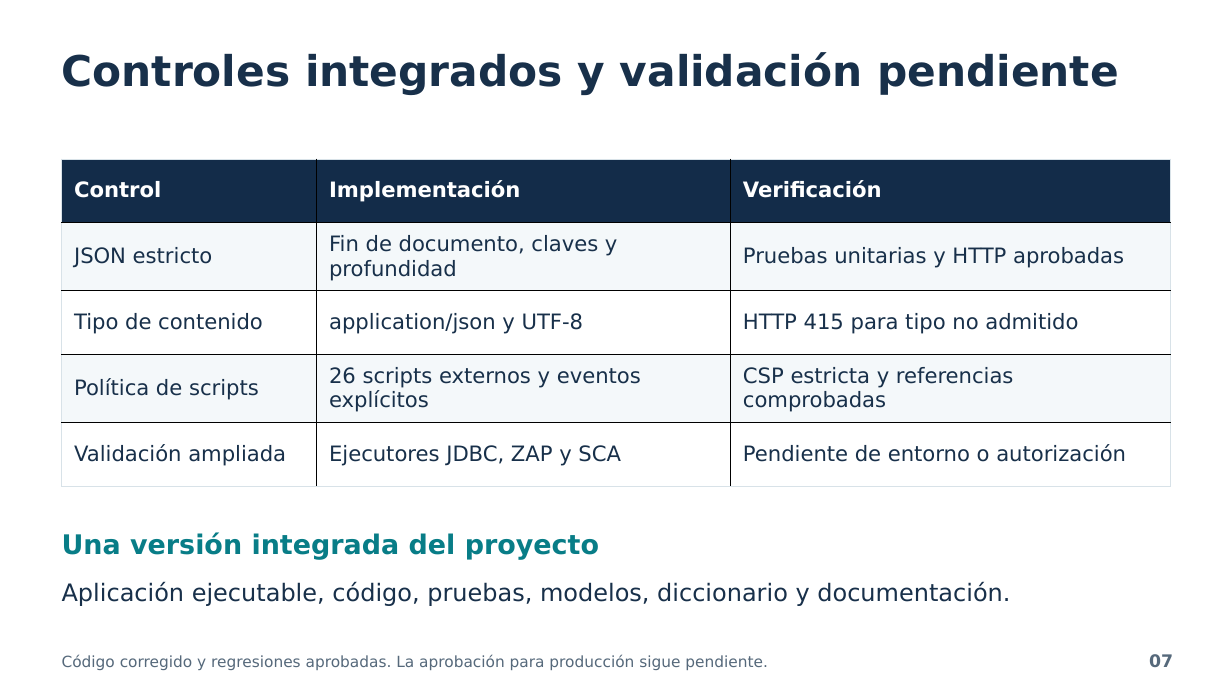
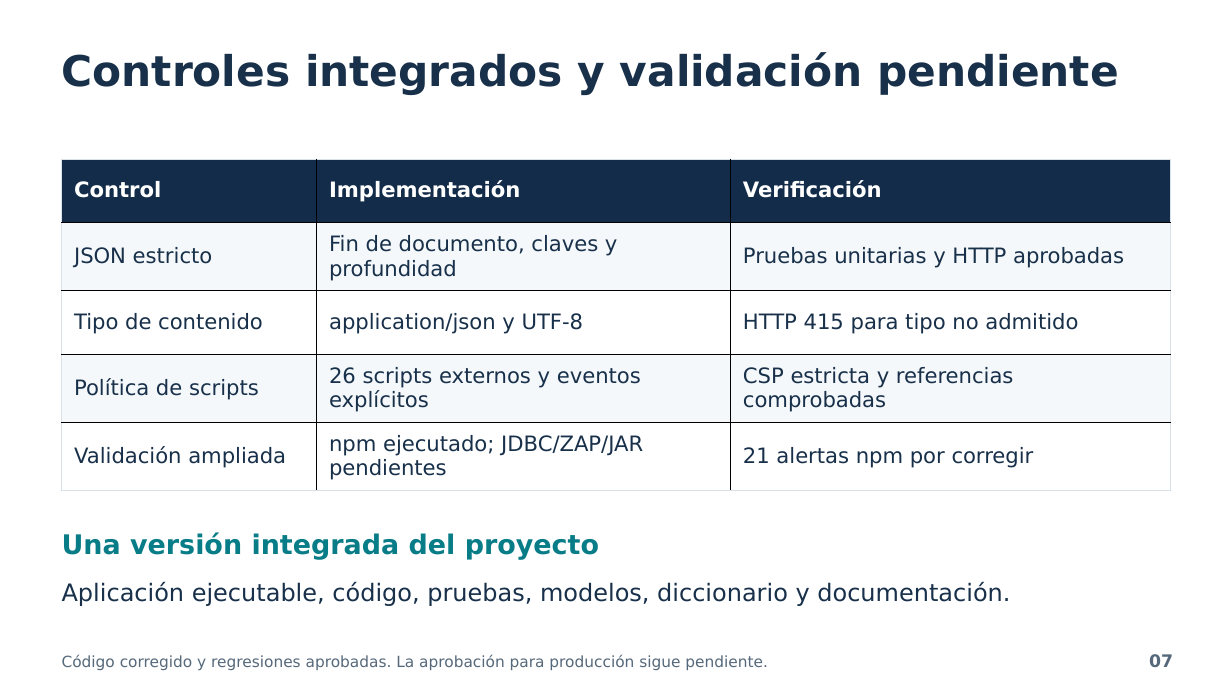
Before and after one commit to MiguelWaa/SistemaFinanciero, a slide deck: slide 7 of docs/presentacion/SIGSF_Integrado_5min.pptx. Drawn at 1232x693 pixels with LibreOffice and Linux fonts; fonts in the diff are those of the drawing. Boxes give left, top, right and bottom in pixels: in the first picture for what was removed or moved away, otherwise in the second. Text is boxed around its words. In the diff, an @@ line names an element or a change of style, - is before the commit and + after.

```diff
--- a/docs/presentacion/SIGSF_Integrado_5min.pptx
+++ b/docs/presentacion/SIGSF_Integrado_5min.pptx
@@ table at (x1=62, y1=159, x2=1171, y2=484) @@
-row 5, column 2: Ejecutores JDBC, ZAP y SCA
+row 5, column 2: npm ejecutado; JDBC/ZAP/JAR pendientes
-row 5, column 3: Pendiente de entorno o autorización
+row 5, column 3: 21 alertas npm por corregir
```
Also in this commit, not shown: 3 other slides changed, 18 other files.
